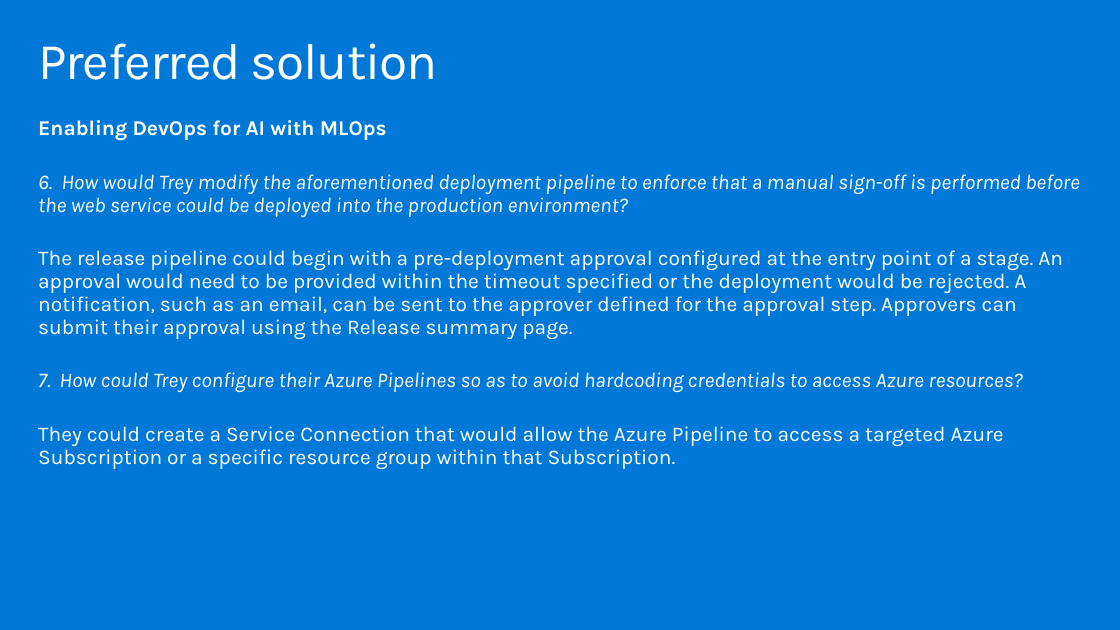
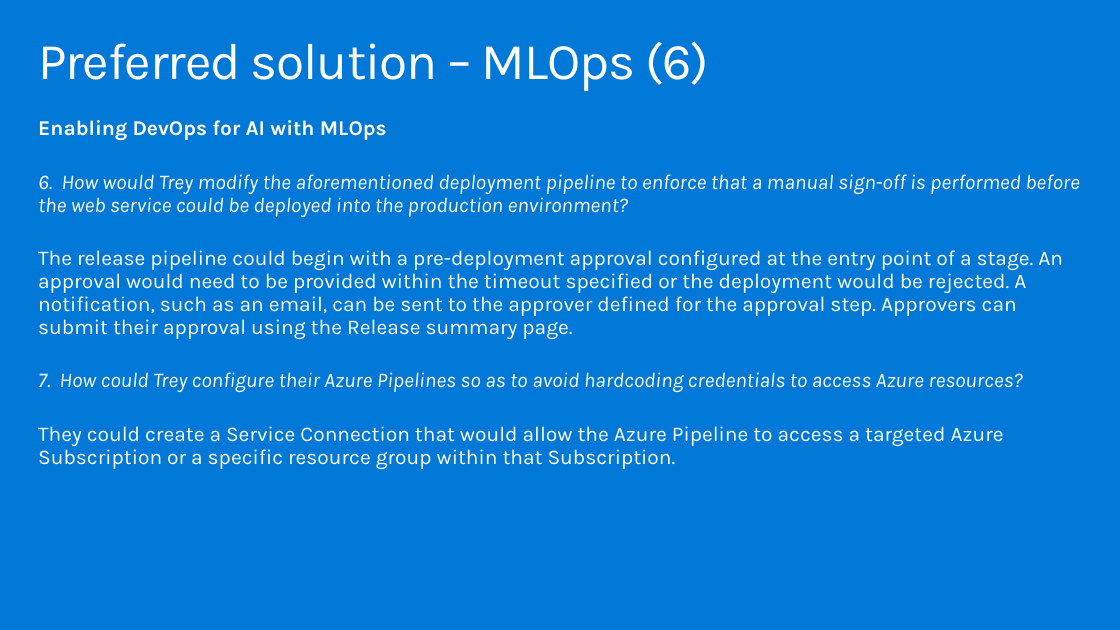
Before and after one commit to tiagoh/MCW-ML-Ops-1Day, a slide deck: slide 24 of Whiteboard design session/WDS trainer presentation - MLOps.pptx. Drawn at 1120x630 pixels with LibreOffice and Linux fonts; fonts in the diff are those of the drawing. Boxes give left, top, right and bottom in pixels: in the first picture for what was removed or moved away, otherwise in the second. Text is boxed around its words. In the diff, an @@ line names an element or a change of style, - is before the commit and + after.

```diff
--- a/Whiteboard design session/WDS trainer presentation - MLOps.pptx
+++ b/Whiteboard design session/WDS trainer presentation - MLOps.pptx
@@ title at <box>38,41,709,91</box>: text changed @@
-Preferred solution
+Preferred solution – MLOps (6)
```
Also in this commit, not shown: 18 other slides changed, 1 other file.
